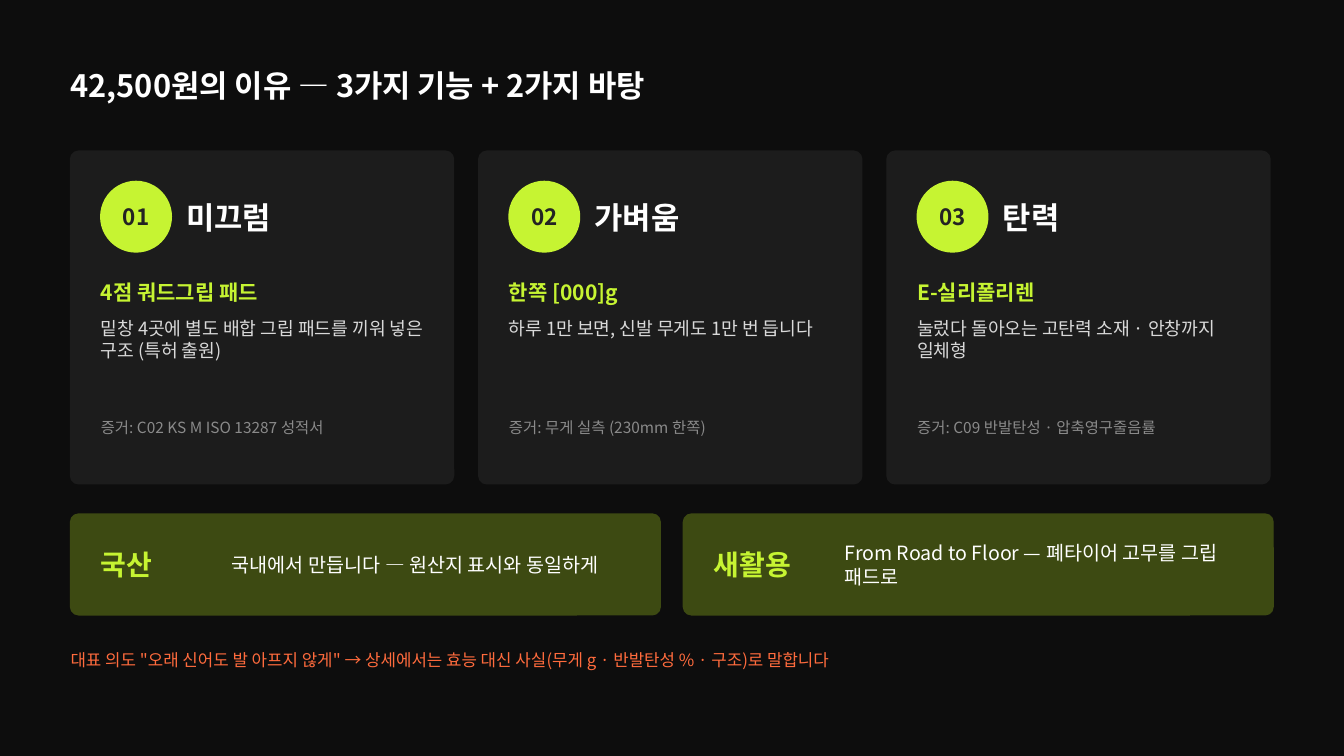
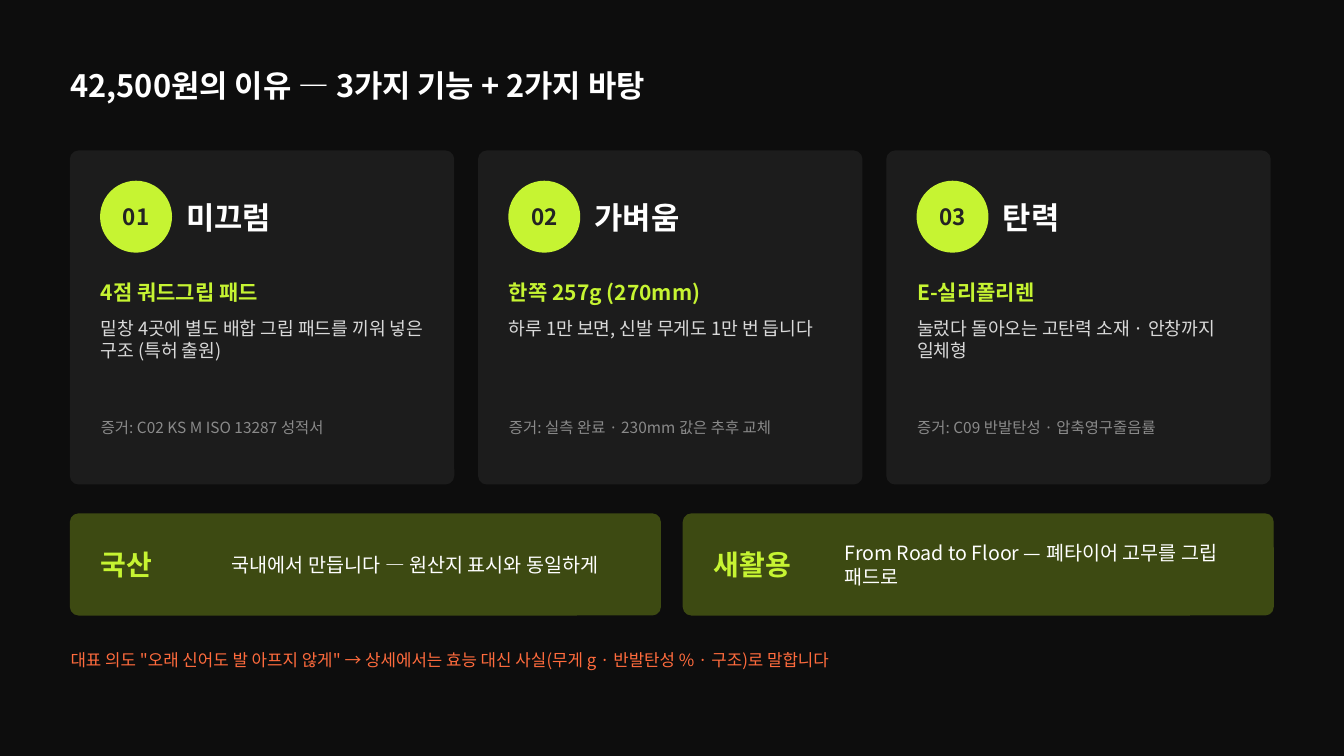
Before and after one commit to ydcompany89/harness-system, a slide deck: slide 4 of launch/rs/design/detail-walking/rs-walking-detail-plan.pptx. Drawn at 1344x756 pixels with LibreOffice and Linux fonts; fonts in the diff are those of the drawing. Boxes give left, top, right and bottom in pixels: in the first picture for what was removed or moved away, otherwise in the second. Text is boxed around its words. In the diff, an @@ line names an element or a change of style, - is before the commit and + after.

```diff
--- a/launch/rs/design/detail-walking/rs-walking-detail-plan.pptx
+++ b/launch/rs/design/detail-walking/rs-walking-detail-plan.pptx
@@ text at bbox=[509, 282, 701, 305]: text changed @@
-한쪽 [000]g
+한쪽 257g (270mm)
@@ text at bbox=[509, 420, 771, 434]: text changed @@
-증거: 무게 실측 (230mm 한쪽)
+증거: 실측 완료 · 230mm 값은 추후 교체
```
Also in this commit, not shown: 6 other slides changed, 5 other files.
